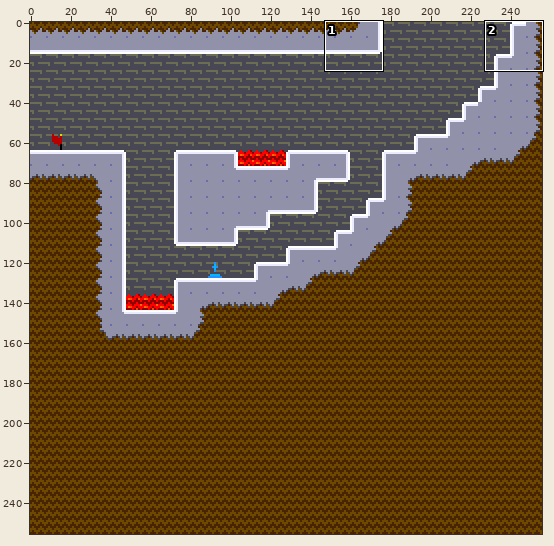
Two versions of one pixel-art file, aseprite work/level 3.aseprite. Above, an overview of the earlier version with the close-up marked.
Close-up. As it was:
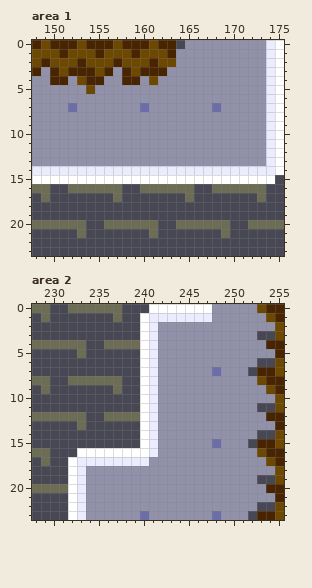
256x256 pixels, 1 frame. Shown: area 1: x 148..175, y 0..23; area 2: x 228..255, y 0..23.
The same view after the edit:
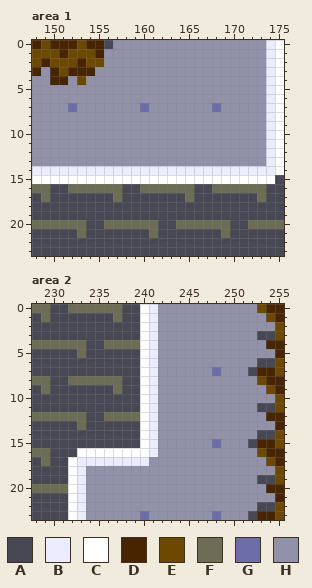
Palette (. is transparent): A #484855  B #ececff  C #ffffff  D #482400  E #6d4800  F #6d6d55  G #6d6daa  H #9191aa
Difference:
--- area 1, layer "Tilemap 1"
@@ x 152..166 @@
- 0 DEDDDEDDDEDDAHH
- 1 EEEDEEEDEEEDHHH
- 2 EDEEEDEEEDEEHHH
- 3 DDDEDHDEDDDHHHH
- 4 HEDDHHDDHEHHHHH
- 5 HHEHHHHHHHHHHHH
+ 0 DEDDAHHHHHHHHHH
+ 1 EEEDHHHHHHHHHHH
+ 2 EDEEHHHHHHHHHHH
+ 3 DDDHHHHHHHHHHHH
+ 4 HEHHHHHHHHHHHHH
+ 5 HHHHHHHHHHHHHHH
  6 HHHHHHHHHHHHHHH
--- area 2, layer "Tilemap 1"
@@ x 238..249 @@
- 0 AAACCCCCCCHH
- 1 AACBBBBBBBHH
+ 0 AACBHHHHHHHH
+ 1 AACBHHHHHHHH
  2 AACBHHHHHHHH
Where, in picture pixels (left, top, right, bottom), the same in both close-ups:
changed: (86, 40, 185, 94)
changed: (140, 304, 212, 322)
